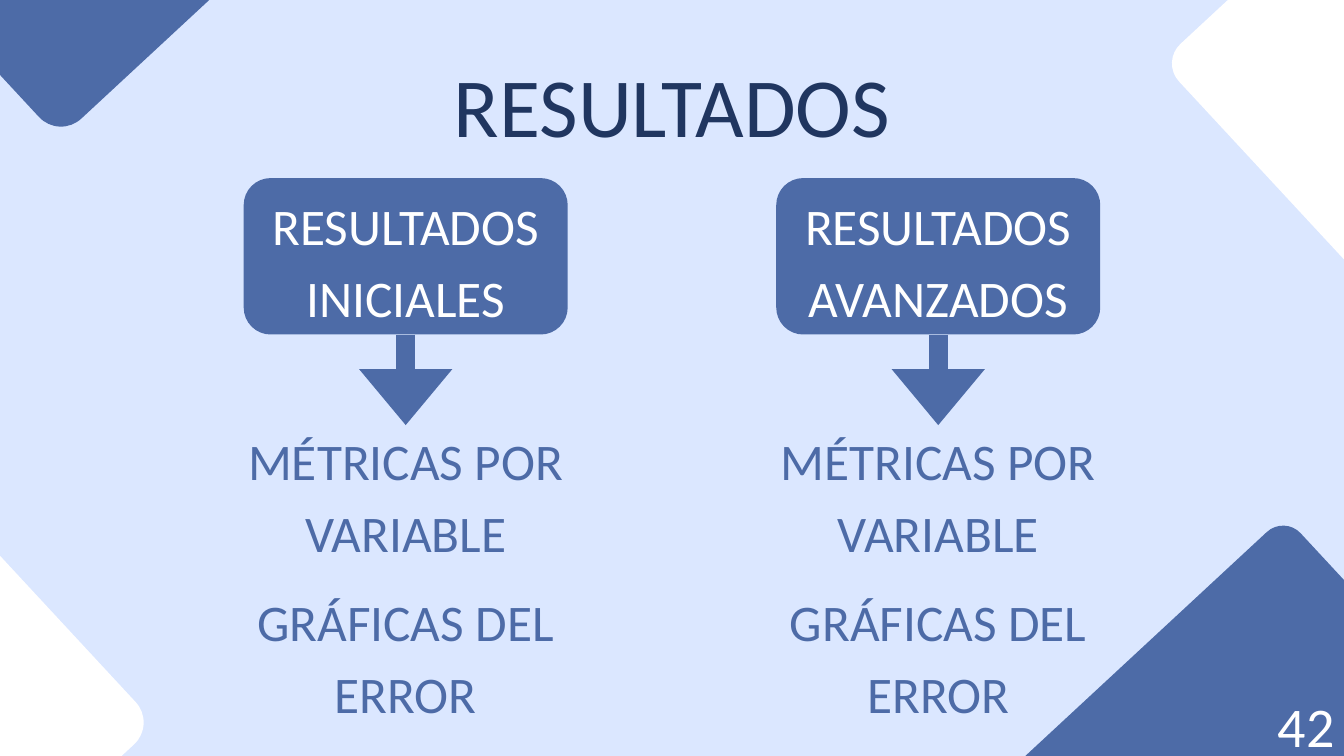
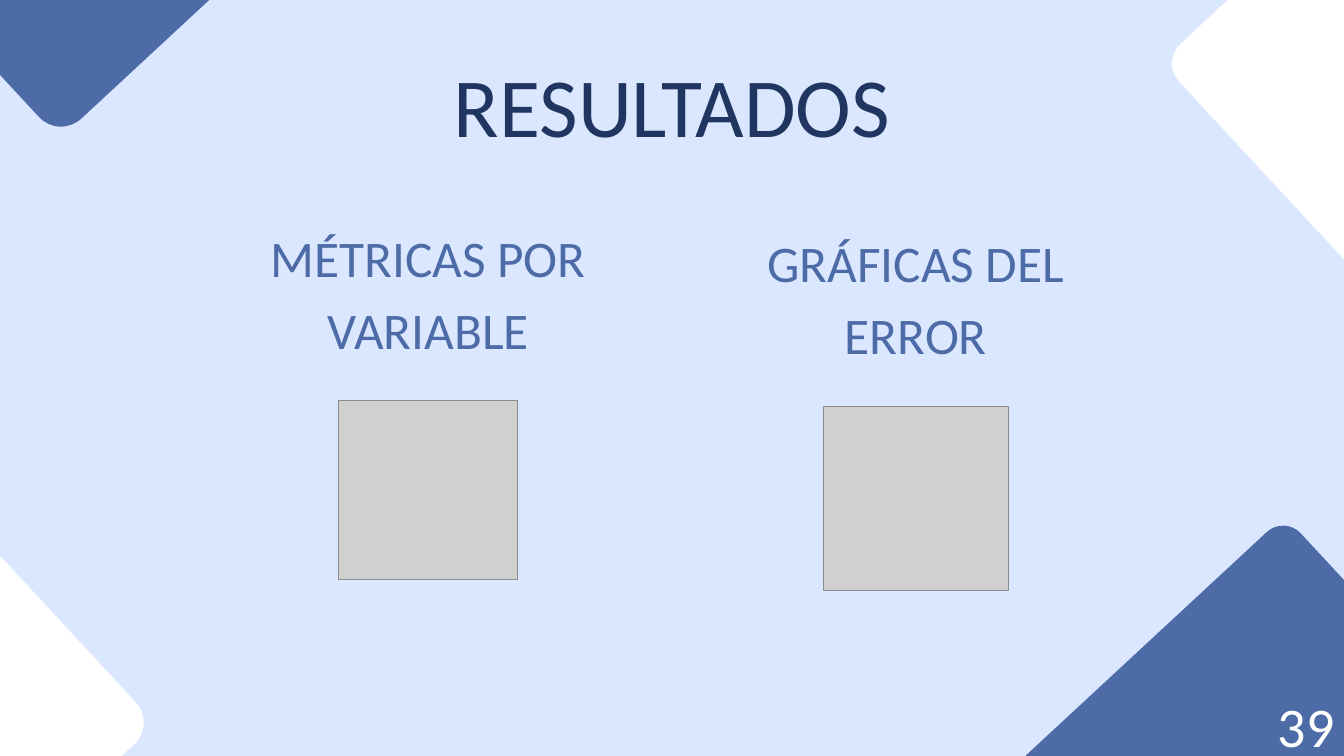
Before and after one commit to danilr16/TFG_Smart_Grids, a slide deck: slide 46 of Smart Grids Control de Redes Eléctricas con IA.pptx (slide 51 before the commit). Drawn at 1344x756 pixels with LibreOffice and Linux fonts; fonts in the diff are those of the drawing; grey boxes stand for pictures. Boxes give left, top, right and bottom in pixels: in the first picture for what was removed or moved away, otherwise in the second. Text is boxed around its words. In the diff, an @@ line names an element or a change of style, - is before the commit and + after.

```diff
--- a/Smart Grids Control de Redes Eléctricas con IA.pptx
+++ b/Smart Grids Control de Redes Eléctricas con IA.pptx
@@ freeform shape removed at <box>776,178,1100,335</box> @@
@@ text "MÉTRICAS POR VARIABLE": place and size @@
-text "MÉTRICAS POR VARIABLE" at <box>781,437,1095,552</box>
+text "MÉTRICAS POR VARIABLE" at <box>271,234,585,349</box>
@@ text "GRÁFICAS DEL ERROR": place and size @@
-text "GRÁFICAS DEL ERROR" at <box>790,599,1086,714</box>
+text "GRÁFICAS DEL ERROR" at <box>767,240,1064,355</box>
@@ text removed at <box>805,211,1071,318</box> @@
-RESULTADOS AVANZADOS
@@ freeform shape removed at <box>938,335,938,425</box> @@
@@ picture added at <box>339,401,518,580</box> @@
@@ picture added at <box>823,406,1008,591</box> @@
@@ group removed at <box>244,178,568,714</box>: 3 texts, 2 freeform shapes @@
-RESULTADOS INICIALES
-MÉTRICAS POR VARIABLE
-GRÁFICAS DEL ERROR
@@ text at <box>1278,710,1335,748</box>: text changed @@
-42
+39
```
Also in this commit, not shown: 55 other slides changed, 3 slides added, 25 slides removed, 5 other files.
